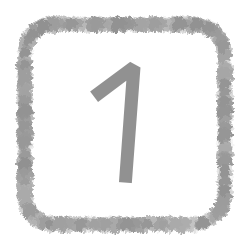
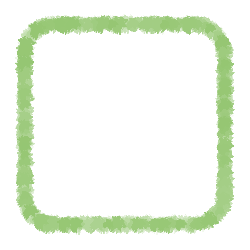
Comparing the layer stacks of the two 250px x 250px images. Changes:
hid "1" over [90, 61, 141, 184]
added layer "图层 2" above "图层 1 拷贝" over [15, 14, 235, 235]
hid "图层 1" over [14, 14, 235, 235]
